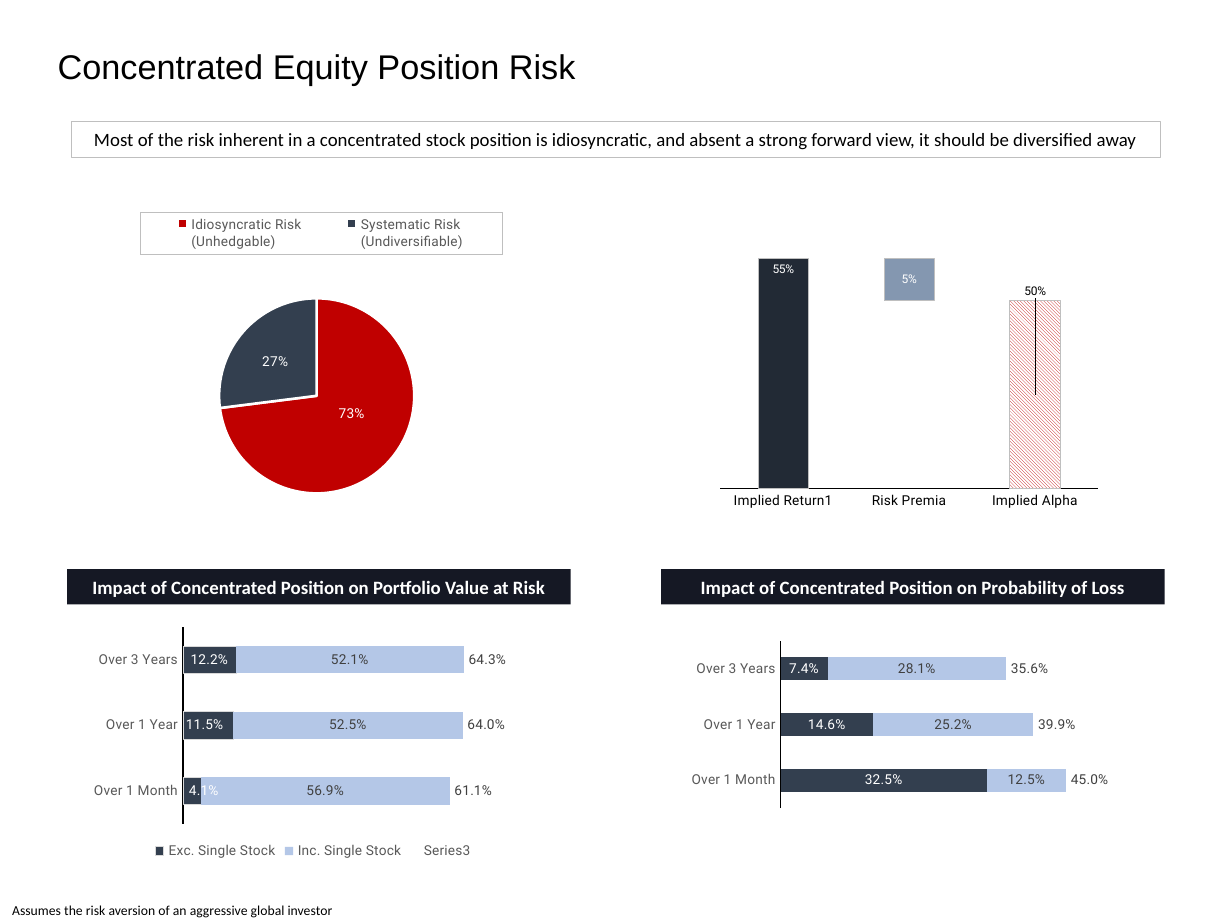
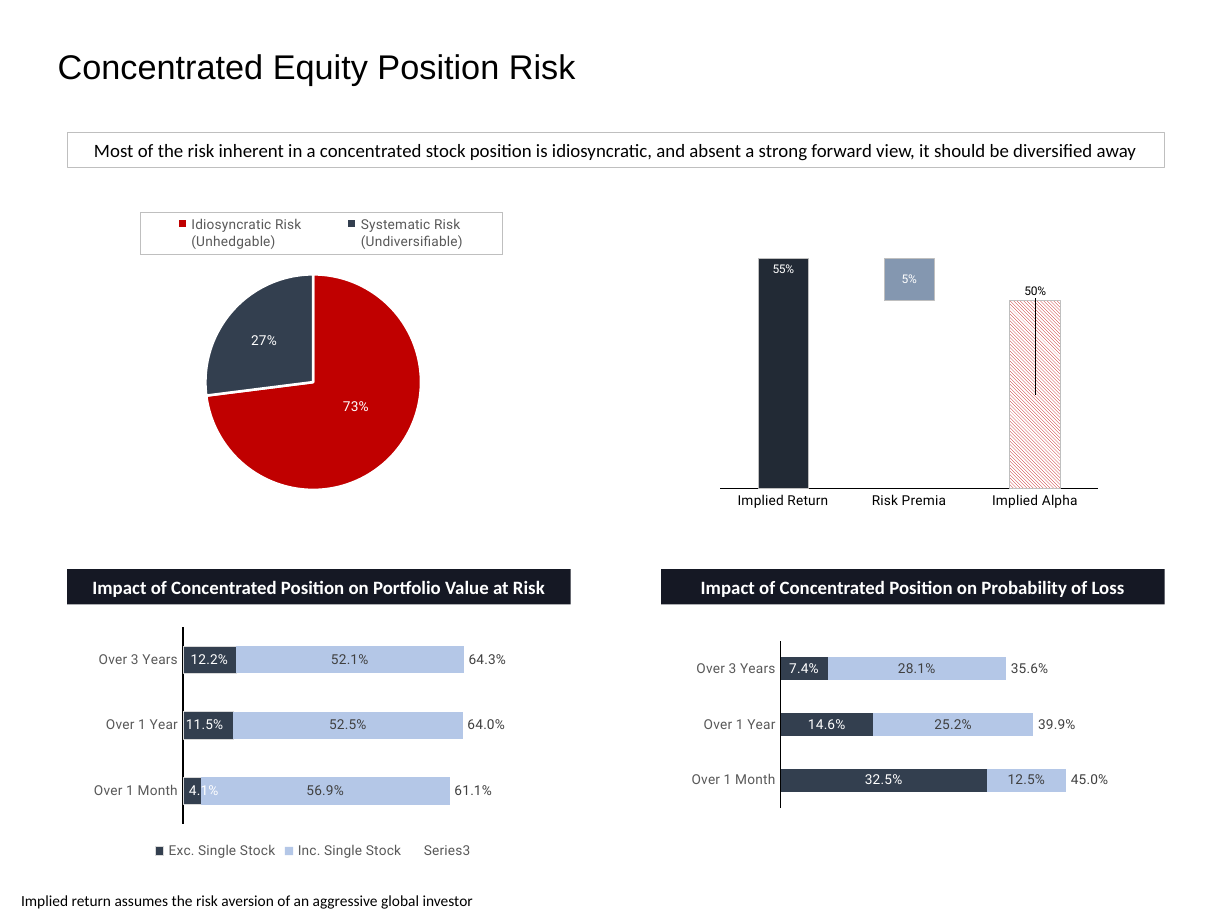
Before and after one commit to fabarker/epsilon-phi, a slide deck: slide 26 of epsilon-phi-core/src/python/epsilonPhi/ep_saa/marketing/Slides.pptx (slide 23 before the commit). Drawn at 1232x924 pixels with LibreOffice and Linux fonts; fonts in the diff are those of the drawing. Boxes give left, top, right and bottom in pixels: in the first picture for what was removed or moved away, otherwise in the second. Text is boxed around its words. In the diff, an @@ line names an element or a change of style, - is before the commit and + after.

```diff
--- a/epsilon-phi-core/src/python/epsilonPhi/ep_saa/marketing/Slides.pptx
+++ b/epsilon-phi-core/src/python/epsilonPhi/ep_saa/marketing/Slides.pptx
@@ rectangle "Most of the risk inherent ...": place and size @@
-rectangle "Most of the risk inherent ..." at (71,122,1161,158)
+rectangle "Most of the risk inherent ..." at (68,133,1165,169)
@@ pie chart at (99,205,527,538) @@
@@ plot area changed @@
@@ column stacked chart at (678,197,1106,516) @@
-categories: Implied Return1, Risk Premia, Implied Alpha
+categories: Implied Return, Risk Premia, Implied Alpha
@@ text at (21,895,473,909): text changed; size 8 to 9 pt @@
-Assumes the risk aversion of an aggressive global investor
+Implied return assumes the risk aversion of an aggressive global investor
```
Also in this commit, not shown: 18 other slides changed, 5 slides added, 2 slides removed, 21 other files.
